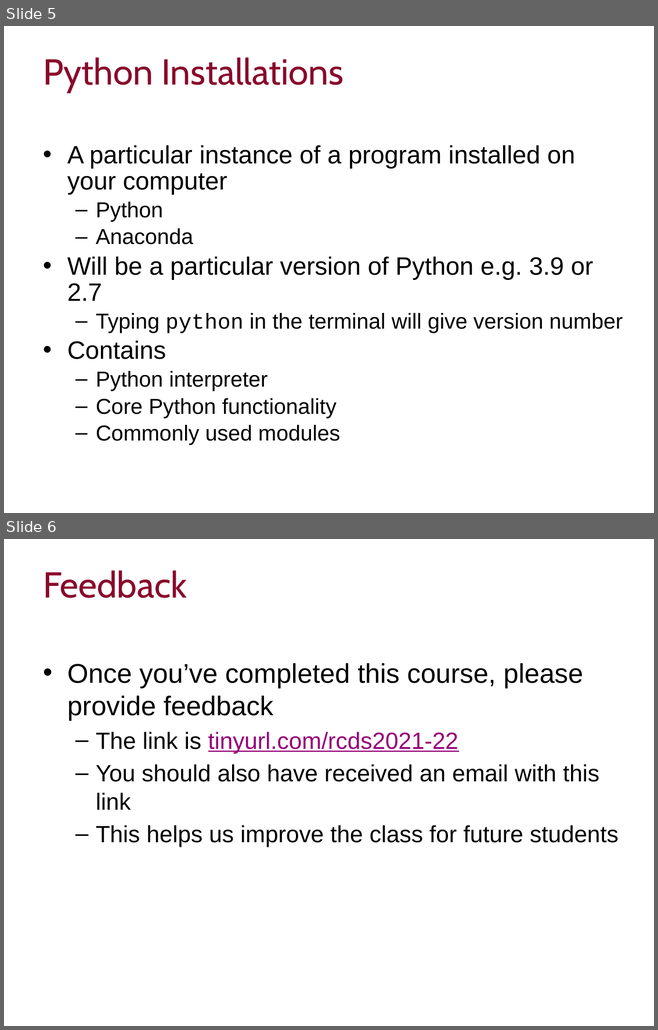
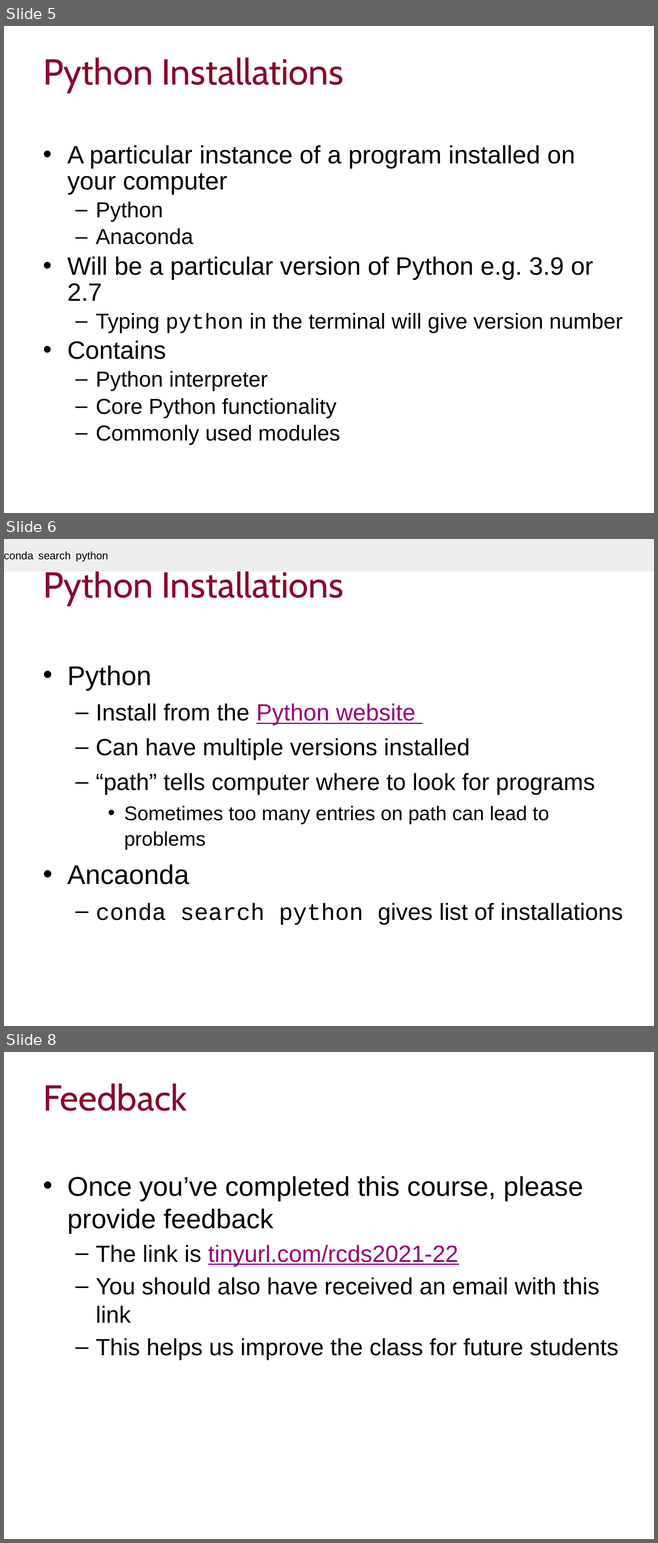
Before and after one commit to ImperialCollegeLondon/RCDS-managing-and-running-python-effectively, a slide deck: Kernels Environments Packages and Running Python Slides.pptx. Shown one above the other, each under a label of ours: slides 5 and 6 before the commit, slides 5, 6 and 8 after it; the slides between them are not shown. The pictures are 658x1030 and 658x1543 pixels, drawn with LibreOffice and Linux fonts; fonts in the diff are those of the drawing; background and template pictures are left out. Boxes give left, top, right and bottom in pixels: in the first picture for what was removed or moved away, otherwise in the second. Text is boxed around its words. In the diff, an @@ line names an element or a change of style, - is before the commit and + after.

```diff
--- a/Kernels Environments Packages and Running Python Slides.pptx
+++ b/Kernels Environments Packages and Running Python Slides.pptx
@@ slide 6 added at [4, 539, 654, 1026], background #FFFFFF @@
@@ rectangle added at [4, 539, 654, 571], fill #EEEEEE, 12 pt, text #000000 @@
+conda search python
@@ title added at [43, 571, 343, 606], 40 pt, text #89092B @@
+Python Installations
@@ text added at [67, 665, 622, 925], 26 pt, text #000000 @@
+• Python
+  – Install from the Python website
+  – Can have multiple versions installed
+  – “path” tells computer where to look for programs
+    • Sometimes too many entries on path can lead to problems
+• Ancaonda
+  – conda search python gives list of installations
@@ what was slide 6 is now slide 8 @@
```
Also in this commit, not shown: 1 other slide added.
